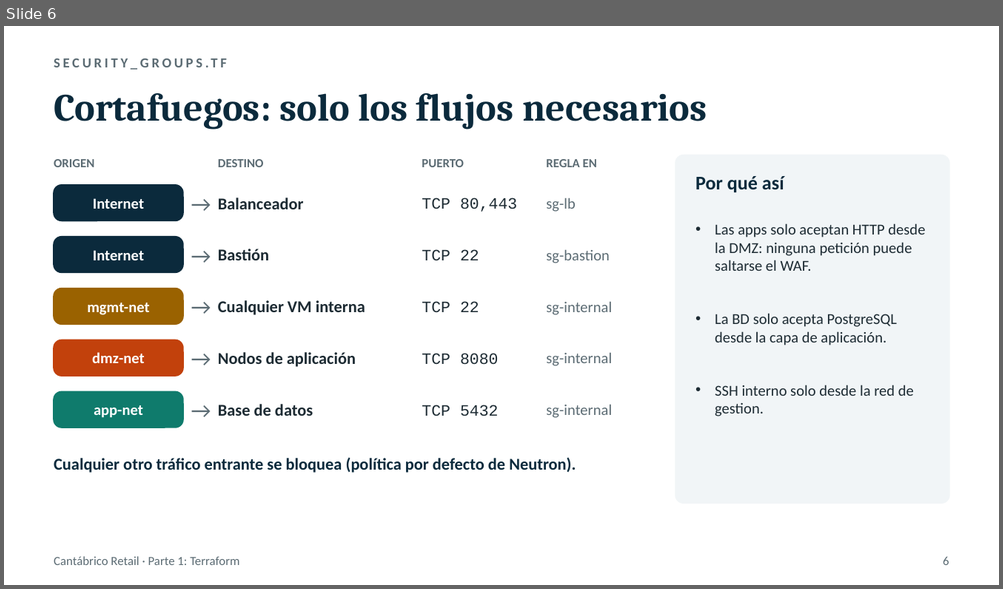
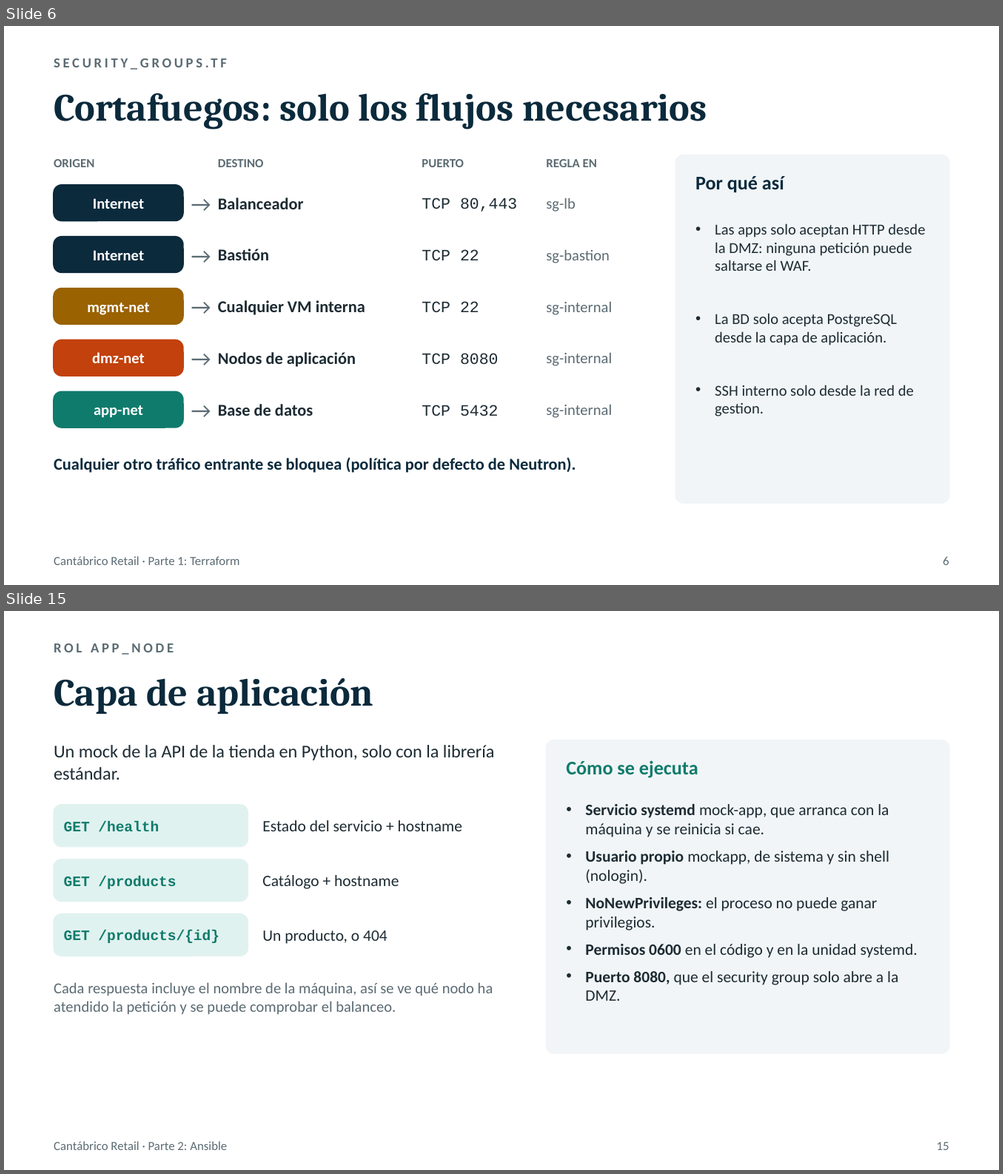
Before and after one commit to CodeSFI/ASSW_Lab_Project, a slide deck: docs/presentacion_parte1_terraform.pptx. Shown one above the other, each under a label of ours: slide 6 before the commit, slides 6 and 15 after it; the slides between them are not shown. The pictures are 1003x589 and 1003x1174 pixels, drawn with LibreOffice and Linux fonts; fonts in the diff are those of the drawing. Boxes give left, top, right and bottom in pixels: in the first picture for what was removed or moved away, otherwise in the second. Text is boxed around its words. In the diff, an @@ line names an element or a change of style, - is before the commit and + after.

```diff
--- a/docs/presentacion_parte1_terraform.pptx
+++ b/docs/presentacion_parte1_terraform.pptx
@@ slide 15 added at (x1=4, y1=611, x2=999, y2=1170), background #FFFFFF @@
@@ text added at (x1=54, y1=644, x2=173, y2=655), 10 pt, text #5B6B73, bold @@
+ROL APP_NODE
@@ text added at (x1=54, y1=678, x2=373, y2=714), 28 pt, text #0B2A3C, bold @@
+Capa de aplicación
@@ rounded rectangle added at (x1=546, y1=741, x2=949, y2=1054), fill #F1F5F7, outline #F1F5F7 1 pt @@
@@ text added at (x1=54, y1=745, x2=495, y2=780), 13 pt, text #1D2B33 @@
+Un mock de la API de la tienda en Python, solo con la librería estándar.
@@ text added at (x1=566, y1=760, x2=698, y2=778), 14 pt, text #0F7B6C, bold @@
+Cómo se ejecuta
@@ rounded rectangle added at (x1=54, y1=805, x2=247, y2=847), fill #E0F2EF, outline #E0F2EF 1 pt @@
@@ text added at (x1=585, y1=804, x2=917, y2=1001), 11.5 pt, text #1D2B33 @@
+• Servicio systemd mock-app, que arranca con la máquina y se reinicia si cae.
+• Usuario propio mockapp, de sistema y sin shell (nologin).
+• NoNewPrivileges: el proceso no puede ganar privilegios.
+• Permisos 0600 en el código y en la unidad systemd.
+• Puerto 8080, que el security group solo abre a la DMZ.
@@ text added at (x1=64, y1=821, x2=159, y2=832), 10.5 pt, text #0F7B6C, bold @@
+GET /health
@@ text added at (x1=262, y1=820, x2=462, y2=832), 11.5 pt, text #1D2B33 @@
+Estado del servicio + hostname
@@ rounded rectangle added at (x1=54, y1=860, x2=247, y2=901), fill #E0F2EF, outline #E0F2EF 1 pt @@
@@ text added at (x1=64, y1=876, x2=176, y2=889), 10.5 pt, text #0F7B6C, bold @@
+GET /products
@@ text added at (x1=262, y1=875, x2=398, y2=889), 11.5 pt, text #1D2B33 @@
+Catálogo + hostname
@@ rounded rectangle added at (x1=54, y1=914, x2=247, y2=956), fill #E0F2EF, outline #E0F2EF 1 pt @@
@@ text added at (x1=64, y1=931, x2=219, y2=943), 10.5 pt, text #0F7B6C, bold @@
+GET /products/{id}
@@ text added at (x1=262, y1=930, x2=387, y2=944), 11.5 pt, text #1D2B33 @@
+Un producto, o 404
@@ text added at (x1=54, y1=982, x2=493, y2=1015), 11 pt, text #5B6B73 @@
+Cada respuesta incluye el nombre de la máquina, así se ve qué nodo ha atendido la petición y se puede comprobar el balanceo.
@@ text added at (x1=54, y1=1142, x2=227, y2=1150), 9 pt, text #5B6B73 @@
+Cantábrico Retail · Parte 2: Ansible
@@ text added at (x1=936, y1=1142, x2=949, y2=1150), 9 pt, text #5B6B73 @@
+15
```
Also in this commit, not shown: 3 slides changed, 11 other slides added.
